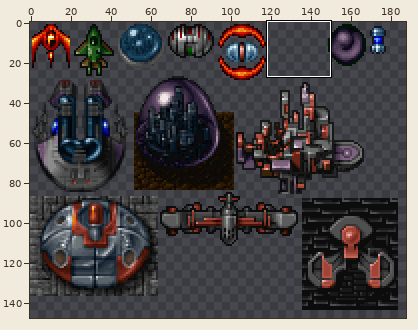
Sprite sheet, stored at client/assets/spritesheets/sprites.png. Above: a wide view before the commit, with the close-up outlined.
Close-up. Before the commit:
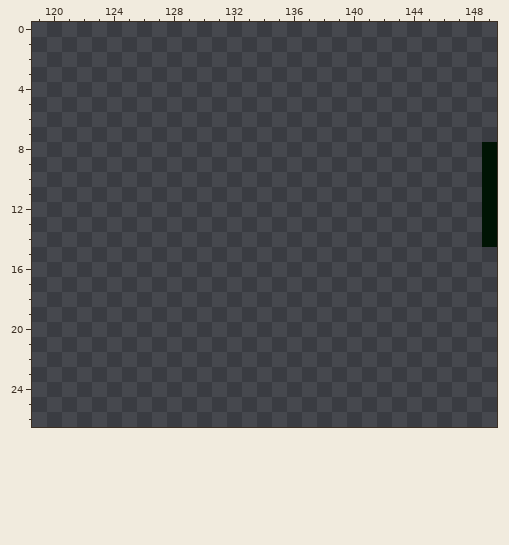
The file is 200x148 pixels. Shown: x 119..149, y 0..26. The wide view leaves out empty margins.
The same view after the edit:
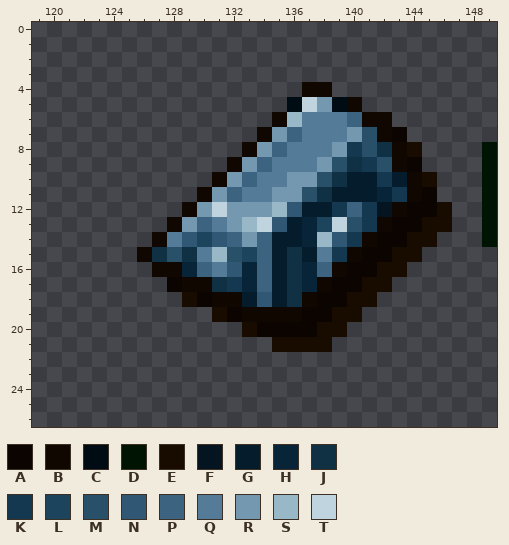
Palette (. is transparent): A #0c0400  B #100800  C #000c14  D #001404  E #180c00  F #041420  G #041c2c  H #082438  J #103044  K #143850  L #1c445c  M #285068  N #305874  P #3c6480  Q #547c98  R #7498b0  S #98b8c8  T #c0d4e0
Diff:
y 4: x 137..138 .. -> BB
y 5: x 136..140 ..... -> CTRCB
y 6: x 135..142 ........ -> BSQQQPBB
y 7: x 134..143 .......... -> BRPQQQRMBA
y 8: x 133..144 ............ -> BRPQQQRKMJBE
y 9: x 132..144 ............. -> BRPQQQRMJKMBA
y 10: x 131..145 ............... -> BRPQQRRMJGGKGBE
y 11: x 130..145 ................ -> BRPQQRRMJGGGHKBA
y 12: x 129..146 .................. -> BRTRRRSNGGKPKFBAAE
y 13: x 128..146 ................... -> BRPQRSTNGHLTMKBAAEE
y 14: x 127..145 ................... -> BQNLNPRPGGHSNKBAAEE
y 15: x 126..144 ................... -> BJMJQSMLPGJGQKBAAEE
y 16: x 127..143 ................. -> BBHPQNHPGJHPBAAEE
y 17: x 128..142 ............... -> ABBJKHPGJHBAAEE
y 18: x 129..141 ............. -> EABBGNGJBAAEE
y 19: x 131..140 .......... -> EABBBBAAEE
y 20: x 133..139 ....... -> EAAAAEE
y 21: x 135..138 .... -> EEEE
Pixel boxes of the changes (left, top, right, bottom) in both close-ups:
added: (137, 82, 452, 352)
